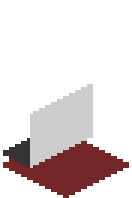
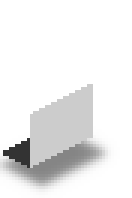
Revision of a layered (132, 198) image; what changed, layer by layer:
added layer "Shadow copy" (60%) above "Bottom" over [0, 135, 120, 198]
hid "Bottom" over [3, 135, 129, 198]
